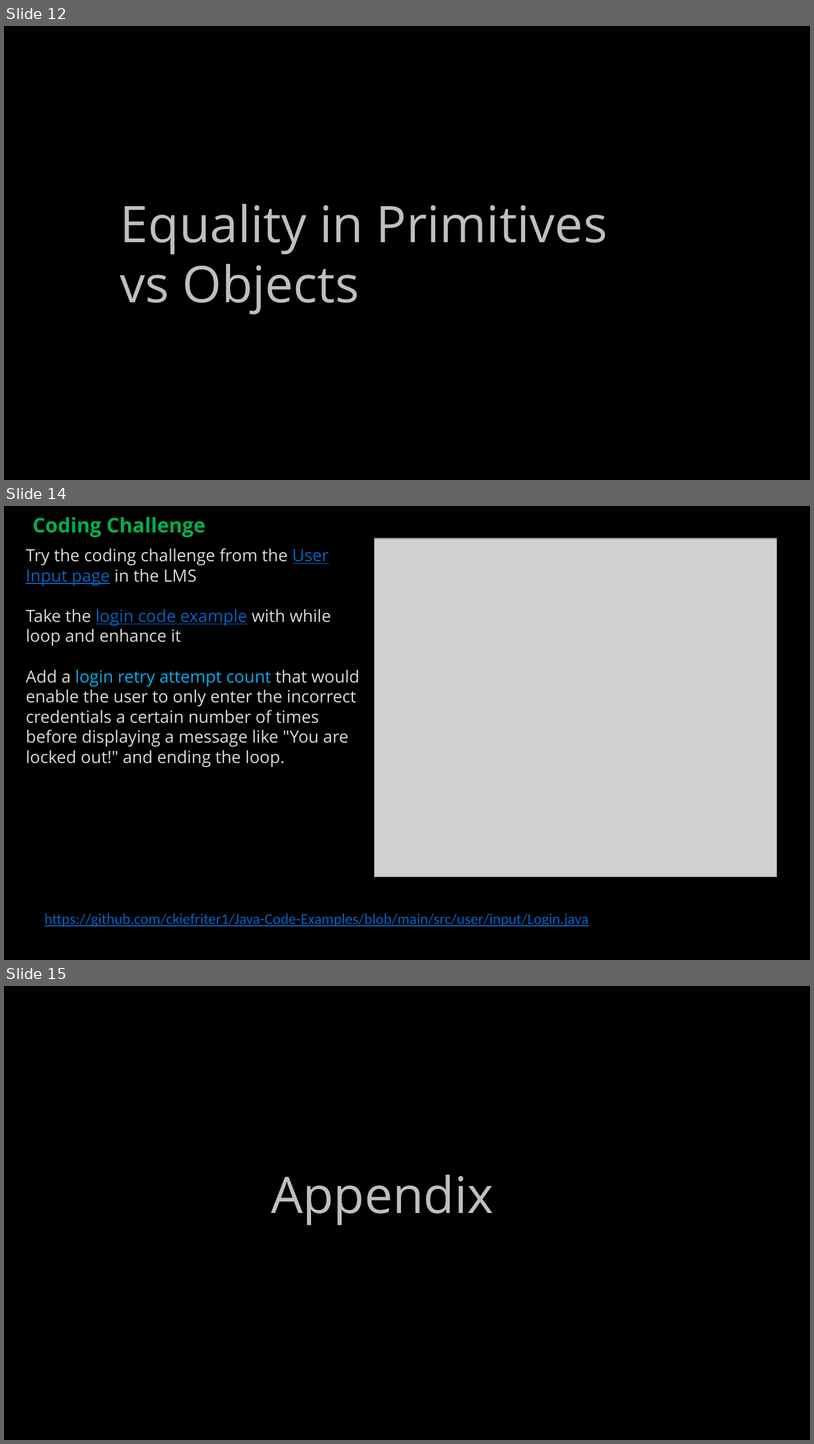
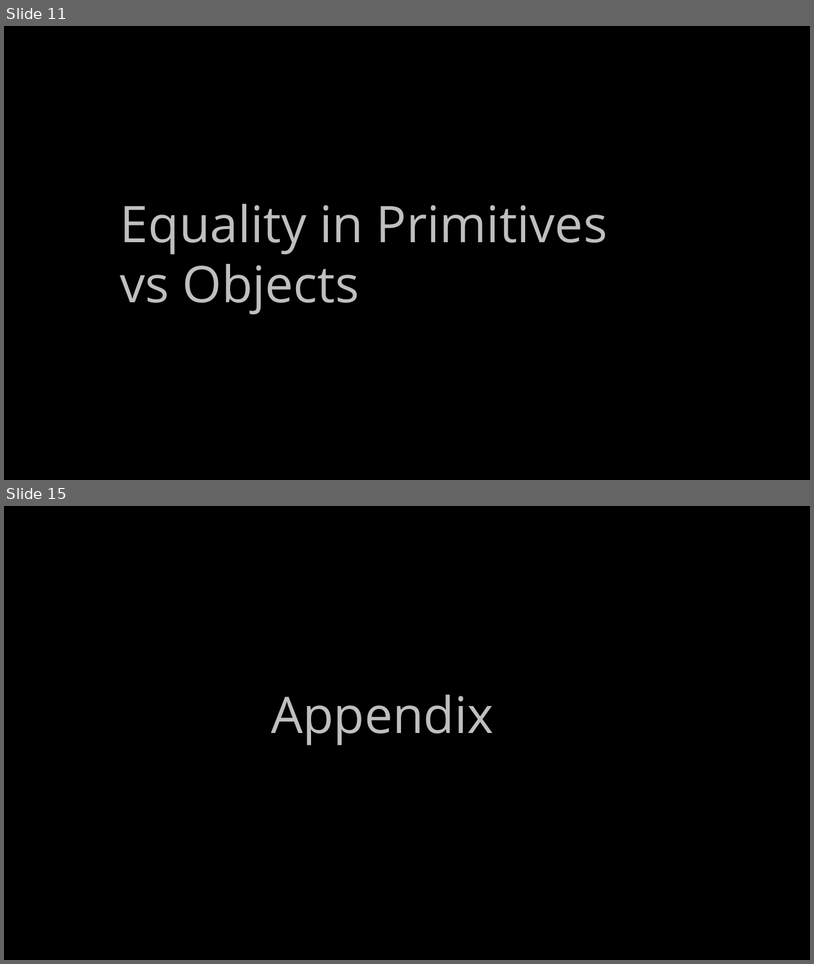
Before and after one commit to ckiefriter1/PT-BESD, a slide deck: Week3/BESD Week 3.pptx. Shown one above the other, each under a label of ours: slides 12, 14 and 15 before the commit, slides 11 and 15 after it; the slides between them are not shown. The pictures are 814x1444 and 814x964 pixels, drawn with LibreOffice and Linux fonts; fonts in the diff are those of the drawing; grey boxes stand for pictures. Boxes give left, top, right and bottom in pixels: in the first picture for what was removed or moved away, otherwise in the second. Text is boxed around its words. In the diff, an @@ line names an element or a change of style, - is before the commit and + after.

```diff
--- a/Week3/BESD Week 3.pptx
+++ b/Week3/BESD Week 3.pptx
@@ slide 14 removed at (x1=4, y1=506, x2=810, y2=960), background #000000 @@
@@ text removed at (x1=33, y1=517, x2=206, y2=537) @@
-Coding Challenge
@@ picture removed at (x1=374, y1=538, x2=777, y2=877) @@
@@ text removed at (x1=26, y1=548, x2=360, y2=767) @@
-Try the coding challenge from the User Input page in the LMS
-Take the login code example with while loop and enhance it
-Add a login retry attempt count that would enable the user to only enter the incorrect credentials a certain number of times before displaying a message like "You are locked out!" and ending the loop.
@@ text removed at (x1=45, y1=913, x2=589, y2=927) @@
-https://github.com/ckiefriter1/Java-Code-Examples/blob/main/src/user/input/Login.java
@@ what was slide 12 is now slide 11 @@
```
Also in this commit, not shown: 2 slides changed, 7 slides added, 6 other slides removed, 1 other file.
